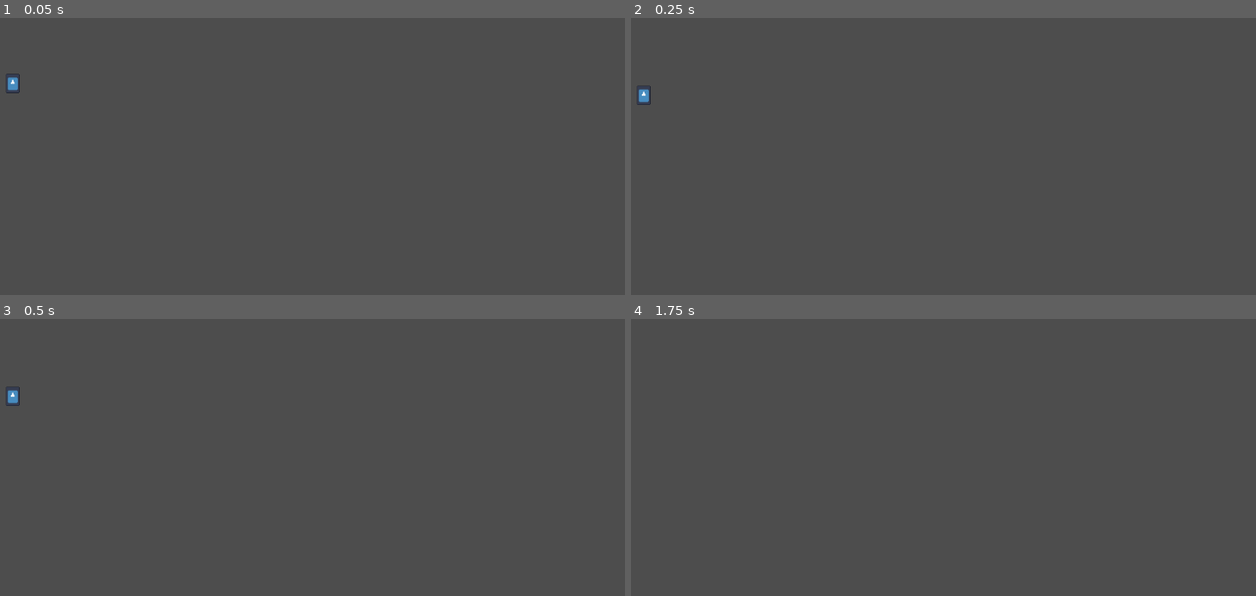
Above: before the commit, frames 1-4 (two rows, left to right).
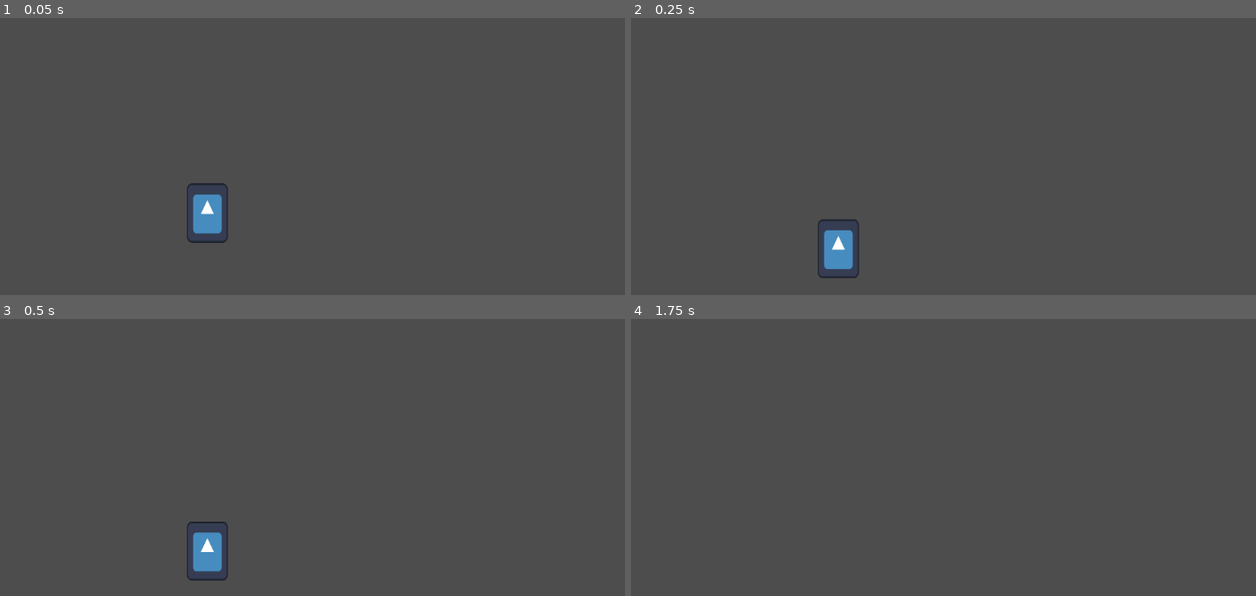
Above: after the commit, the same moments.

Repository: Kuuhaku07/FaithGame
Game: Godot game, scene res://Scenes/Level/Pruebas de fisicas.tscn
The game is run twice, just before and just after one commit, with the same random seed, the same clock (stepped at 60 frames per second) and the same inputs. Before the commit the project starts from res://Scenes/mundo.tscn. The engine's default icon, where the game draws it, is replaced by a stand-in: a white triangle on a blue panel in a dark square.
Inputs:
- Up to frame 1 (0.05 s): no input
- Up to frame 2 (0.25 s): no input
- Up to frame 3 (0.5 s): no input
- Up to frame 4 (1.75 s): hold W (Saltar) 0.53-1.28 s; hold D (Moverse_Derecha) from 0.53 s (still down); tap S (Agacharse) at 1.35 s; tap W (Saltar) at 1.52, 1.55 s

The runs differ from the first frame. In frame 1, 1.0% of the frame differs, in the area x 1-37%, y 20-82%; in frame 2, 0.9%; in frame 3, 0.9%; in frame 4, nothing differs.

Commit message:
Arreglada gravedad, salto con detalles

Diff:
--- a/Scenes/Faith.gd
+++ b/Scenes/Faith.gd
@@ -1,40 +1,32 @@
 extends CharacterBody2D
 
-@export var Max_Speed = 300
-@export var Aceleracion = Vector2(1500, 1500)
+@export var Max_Speed = 400
+@export var Aceleracion = Vector2(1500, 4000)
 @export var Friccion = 1000
 @onready var axis = Vector2.ZERO
-@export var Jump_Speed = 500
+
 @export var Is_Grounded = true
 @export var Is_Crouched = false
 
+@export var Jump_Max=30000
 
-
-
-
+@export var max_gravity = 1500
+@export var gravity = 1500
 
 func _physics_process(delta):
 	move(delta)
-	var motion = Vector2(axis.x * Max_Speed, axis.y * Jump_Speed)
-	Is_Grounded = motion
+	var motion = Vector2(axis.x * Max_Speed,0)
+	if is_on_floor():
+		Is_Grounded = true
+	else:
+		Is_Grounded=false
 	if Is_Crouched:
 		set_scale(Vector2(1, 0.5))
 	else:
 		set_scale(Vector2(1, 1))
 
-
 func get_input_axis():
 	axis.x = int(Input.is_action_pressed("Moverse_Derecha")) - int(Input.is_action_pressed("Moverse_Izquierda"))
-
-
-	if Input.is_action_just_pressed("Saltar") and is_on_floor():
-		axis.y = -1
-	elif Input.is_action_pressed("Saltar") :
-		axis.y = -1
-	elif Input.is_action_just_released("Saltar") and axis.y < 0:
-		axis.y = 0
-	else:
-		axis.y=0.5
 
 	if Input.is_action_just_pressed("Agacharse") and Is_Grounded:
 		Is_Crouched = true
@@ -45,11 +37,14 @@
 func move(delta):
 
 	axis=get_input_axis()
-
+	print(axis)
 	if axis== Vector2.ZERO:
 		apply_friction(Friccion * delta)
-	else:
-		apply_movement(axis * Aceleracion* delta)
+
+
+	apply_gravity(gravity*delta)
+	apply_movement(axis * Aceleracion* delta)
+	jump(Is_Grounded,delta,Jump_Max)
 	move_and_slide()
 
 func apply_friction(amount):
@@ -61,3 +56,14 @@
 func apply_movement(accel):
 	velocity += accel
 	velocity = velocity.limit_length(Max_Speed)
+
+func apply_gravity(accel):
+	if velocity.y<max_gravity:
+		velocity.y += accel
+
+func jump(grounded,delta,Jump_max):
+	if grounded== true:
+
+		if velocity.y<Jump_max and Input.is_action_just_pressed("Saltar") :
+			velocity.y = Jump_max*-1*delta
+			print (velocity.y)
--- a/project.godot
+++ b/project.godot
@@ -11,9 +11,13 @@
 [application]
 
 config/name="Faith Game"
-run/main_scene="res://Scenes/mundo.tscn"
+run/main_scene="res://Scenes/Level/Pruebas de fisicas.tscn"
 config/features=PackedStringArray("4.0", "GL Compatibility")
 config/icon="res://icon.svg"
+
+[display]
+
+window/stretch/scale=3.0
 
 [input]
 
Not shown: 1 places in Scenes/Level/Pruebas de fisicas.tscn that only renumber resources
